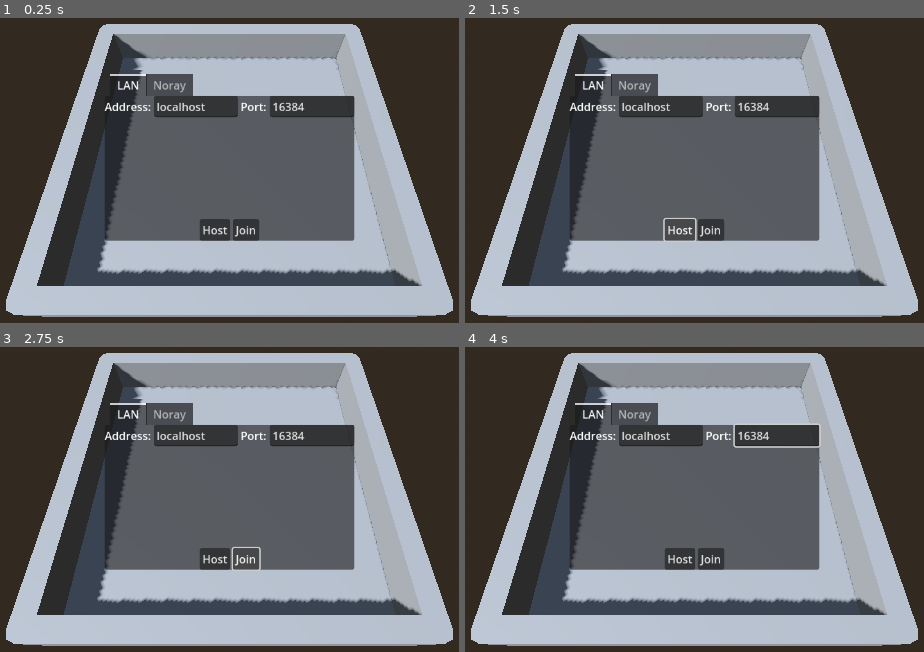
Above: before the commit, frames 1-4 (two rows, left to right).
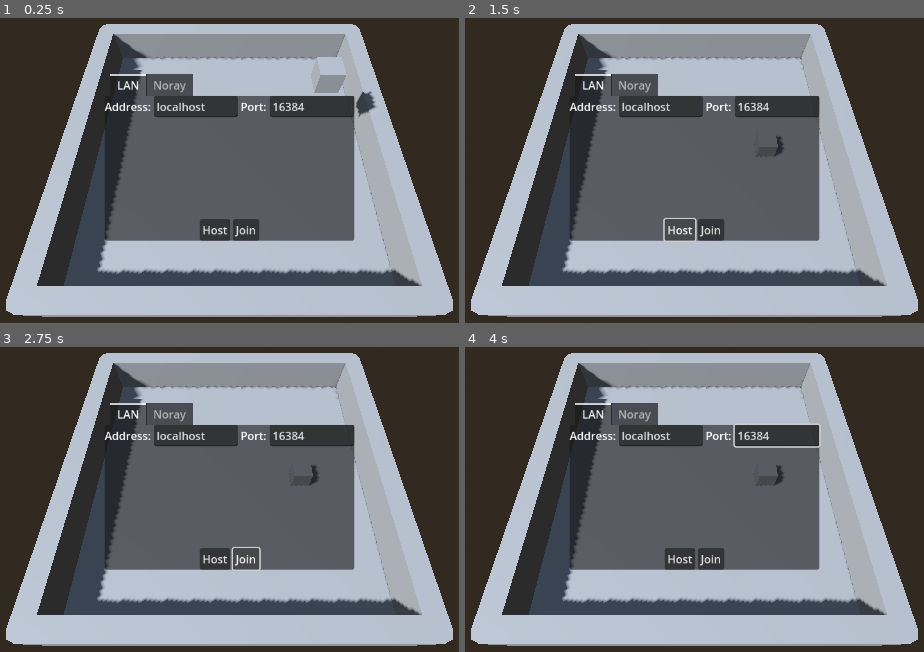
Above: after the commit, the same moments.

Repository: codemonsters/abismo-26
Game: Godot game, scene res://multiplayer-netfox.tscn
The game is run twice, just before and just after one commit, with the same random seed, the same clock (stepped at 60 frames per second) and the same inputs.
Inputs (mouse positions are in pixels of both pictures, inside the frame that each line leads up to):
- Up to frame 1 (0.25 s): no input
- Up to frame 2 (1.5 s): move the mouse to (868, 133) at 0.52 s; hold Right (ui_right) 0.53-1.25 s; click "Host" at 1.25 s
- Up to frame 3 (2.75 s): click "Join" at 2 s
- Up to frame 4 (4 s): move the mouse to (533, 508) at 2.77 s; hold Down (ui_down) 2.78-3.53 s; move the mouse to (772, 386) at 3.52 s; hold Right (ui_right) from 3.53 s (still down)

The runs differ from the first frame. In frame 1, 0.6% of the frame differs, in the area x 68-82%, y 12-33%; in frame 2, less than 0.1%; in frame 3, less than 0.1%; in frame 4, less than 0.1%.

Commit message:
Añade Rapier3D como motor de físicas

Diff:
--- /dev/null
+++ b/client/src/caja.tscn
@@ -0,0 +1,13 @@
+[gd_scene load_steps=3 format=3 uid="uid://dp3q5y76is7l5"]
+
+[sub_resource type="BoxShape3D" id="BoxShape3D_ikwf4"]
+
+[sub_resource type="BoxMesh" id="BoxMesh_a7ipy"]
+
+[node name="Node3D" type="RigidBody3D"]
+
+[node name="CollisionShape3D" type="CollisionShape3D" parent="."]
+shape = SubResource("BoxShape3D_ikwf4")
+
+[node name="MeshInstance3D" type="MeshInstance3D" parent="."]
+mesh = SubResource("BoxMesh_a7ipy")
--- a/client/src/multiplayer-netfox.tscn
+++ b/client/src/multiplayer-netfox.tscn
@@ -1,9 +1,10 @@
-[gd_scene load_steps=8 format=3 uid="uid://b2nbnsert06me"]
+[gd_scene load_steps=9 format=3 uid="uid://b2nbnsert06me"]
 
 [ext_resource type="Script" uid="uid://dfc6sptiy8y3p" path="res://scripts/player-spawner.gd" id="1_ngijx"]
 [ext_resource type="PackedScene" uid="uid://k3y73rql2u6e" path="res://characters/player.tscn" id="2_xjsod"]
 [ext_resource type="PackedScene" uid="uid://badtpsxn5lago" path="res://ui/network-popup.tscn" id="4_lq3lq"]
 [ext_resource type="Script" uid="uid://o4db2va4as3i" path="res://scripts/simple-time-display.gd" id="4_n66wk"]
+[ext_resource type="PackedScene" uid="uid://dp3q5y76is7l5" path="res://caja.tscn" id="5_uns5o"]
 
 [sub_resource type="ProceduralSkyMaterial" id="ProceduralSkyMaterial_rrbfu"]
 
@@ -92,3 +93,6 @@
 offset_right = 40.0
 offset_bottom = 23.0
 script = ExtResource("4_n66wk")
+
+[node name="Node3D" parent="." instance=ExtResource("5_uns5o")]
+transform = Transform3D(1, 0, 0, 0, 1, 0, 0, 0, 1, 4, 6, 0)
--- a/client/src/project.godot
+++ b/client/src/project.godot
@@ -32,6 +32,10 @@
 
 enabled=PackedStringArray("res://addons/netfox.extras/plugin.cfg", "res://addons/netfox.internals/plugin.cfg", "res://addons/netfox.noray/plugin.cfg", "res://addons/netfox/plugin.cfg")
 
+[physics]
+
+3d/physics_engine="Rapier3D"
+
 [rendering]
 
 renderer/rendering_method="gl_compatibility"
Not shown, added: client/src/addons/godot-rapier3d/Fluid3D.svg
Not shown, added: client/src/addons/godot-rapier3d/Fluid3D.svg.import
Not shown, added: client/src/addons/godot-rapier3d/THIRDPARTY.txt
Not shown, added: client/src/addons/godot-rapier3d/faucet_3d.gd
Not shown, added: client/src/addons/godot-rapier3d/faucet_3d.gd.uid
Not shown, added: client/src/addons/godot-rapier3d/fluid_3d_box.gd
Not shown, added: client/src/addons/godot-rapier3d/fluid_3d_box.gd.uid
Not shown, added: client/src/addons/godot-rapier3d/fluid_3d_renderer.gd
Not shown, added: client/src/addons/godot-rapier3d/fluid_3d_renderer.gd.uid
Not shown, added: client/src/addons/godot-rapier3d/fluid_3d_sphere.gd
Not shown, added: client/src/addons/godot-rapier3d/fluid_3d_sphere.gd.uid
Not shown, added: client/src/addons/godot-rapier3d/godot-rapier3d.gdextension.uid
(and 27 more such lines)
